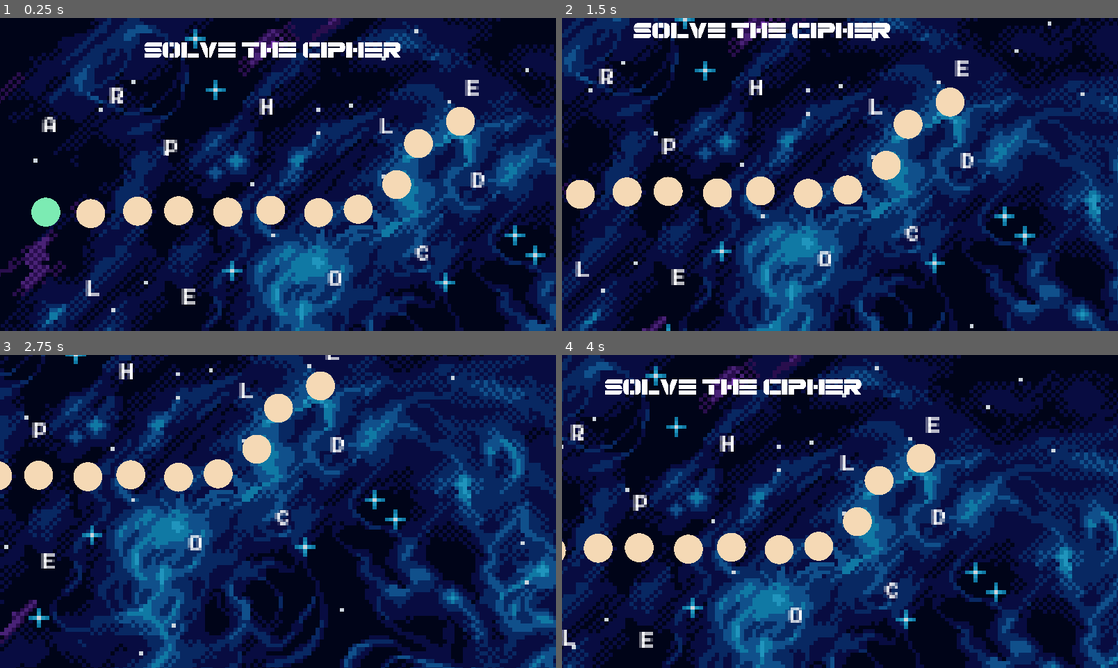
Above: before the commit, frames 1-4 (two rows, left to right).
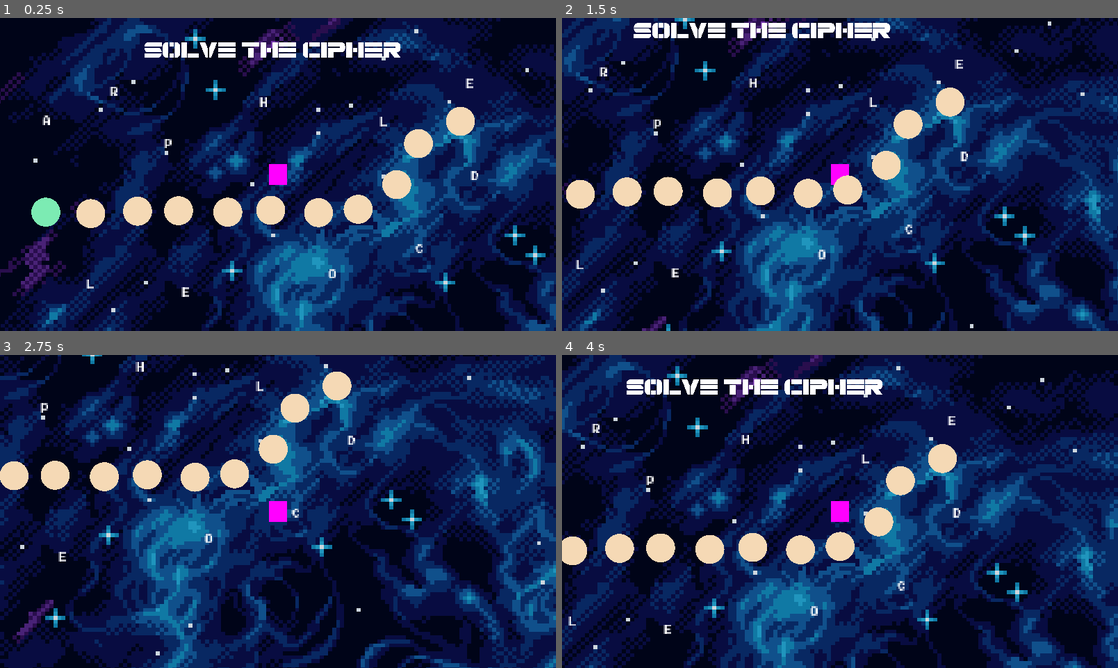
Above: after the commit, the same moments.

Repository: M-a-b-e-l/CISC2540---2D-Game-group-6
Game: Godot game, scene res://Scenes/Minigame3/MiniGame3.tscn
Same seed, same stepped clock (60 frames per second), same inputs: the game is played once before the commit and once after it. This scene is started directly instead of the project's main scene.
Inputs (mouse positions are in pixels of both pictures, inside the frame that each line leads up to):
- Up to frame 1 (0.25 s): no input
- Up to frame 2 (1.5 s): tap Enter at 0.5 s; move the mouse to (612, 124) at 0.52 s; hold Right (ui_right) 0.53-1.28 s; click (612, 124) at 0.6 s; move the mouse to (662, 146) at 1.27 s; hold Down (ui_down) from 1.28 s (still down); click (662, 146) at 1.35 s
- Up to frame 3 (2.75 s): move the mouse to (22, 555) at 2.02 s; release Down (ui_down) at 2.03 s; hold Right (ui_right) from 2.03 s (still down); click (22, 555) at 2.1 s
- Up to frame 4 (4 s): move the mouse to (840, 517) at 2.77 s; release Right (ui_right) at 2.78 s; hold Up (ui_up) 2.78-3.53 s; click (840, 517) at 2.85 s; move the mouse to (606, 630) at 3.52 s; hold Left (ui_left) from 3.53 s (still down); click (606, 630) at 3.6 s

The runs differ from the first frame. In frame 1, 1.3% of the frame differs, in the area x 7-88%, y 19-92%; in frame 2, 1.1%; in frame 3, 58%; in frame 4, 59%, in the area x 0-100%, y 0-100%.

Commit message:
Editing MiniGame3

Diff:
--- a/group_6_2d_game/Scenes/Minigame3/Letters/A.tscn
+++ b/group_6_2d_game/Scenes/Minigame3/Letters/A.tscn
@@ -1,14 +1,19 @@
-[gd_scene load_steps=4 format=3 uid="uid://o63b4s24xg0f"]
+[gd_scene load_steps=5 format=3 uid="uid://o63b4s24xg0f"]
 
 [ext_resource type="Script" path="res://Scenes/Minigame3/Letters/letters.gd" id="1_8ooy4"]
 [ext_resource type="FontFile" uid="uid://htx5t07ltj12" path="res://Fonts/Emulogic-zrEw.ttf" id="1_lhwil"]
 
+[sub_resource type="PhysicsMaterial" id="PhysicsMaterial_0mqh1"]
+
 [sub_resource type="CapsuleShape2D" id="CapsuleShape2D_arj5x"]
 
-[node name="Area2D" type="Area2D"]
+[node name="Area2D" type="RigidBody2D"]
 position = Vector2(-3.8147e-06, 0)
 scale = Vector2(1.78482, 1.6677)
 collision_mask = 2
+mass = 0.1
+physics_material_override = SubResource("PhysicsMaterial_0mqh1")
+gravity_scale = 0.0
 script = ExtResource("1_8ooy4")
 
 [node name="Label" type="Label" parent="."]
--- a/group_6_2d_game/Scenes/Minigame3/Letters/letters.gd
+++ b/group_6_2d_game/Scenes/Minigame3/Letters/letters.gd
@@ -1,4 +1,4 @@
-extends Area2D
+extends RigidBody2D
 
 var selected = false
 var rest_point
--- a/group_6_2d_game/Scenes/Minigame3/MiniGame3.tscn
+++ b/group_6_2d_game/Scenes/Minigame3/MiniGame3.tscn
@@ -66,7 +66,6 @@
 scale = Vector2(0.0263158, 0.0232558)
 
 [node name="Node2D" type="Sprite2D" parent="CharacterBody2D"]
-visible = false
 texture = SubResource("PlaceholderTexture2D_j24r7")
 
 [node name="CollisionShape2D" type="CollisionShape2D" parent="CharacterBody2D"]
